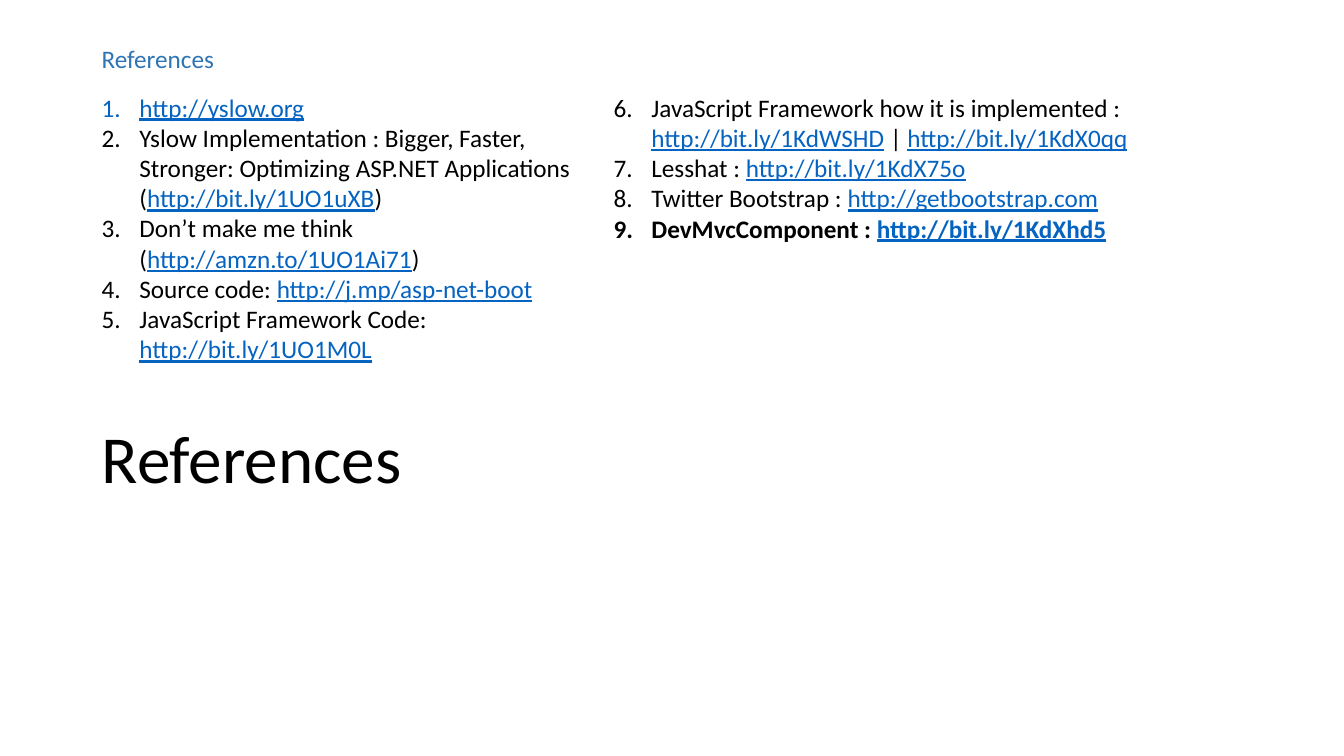
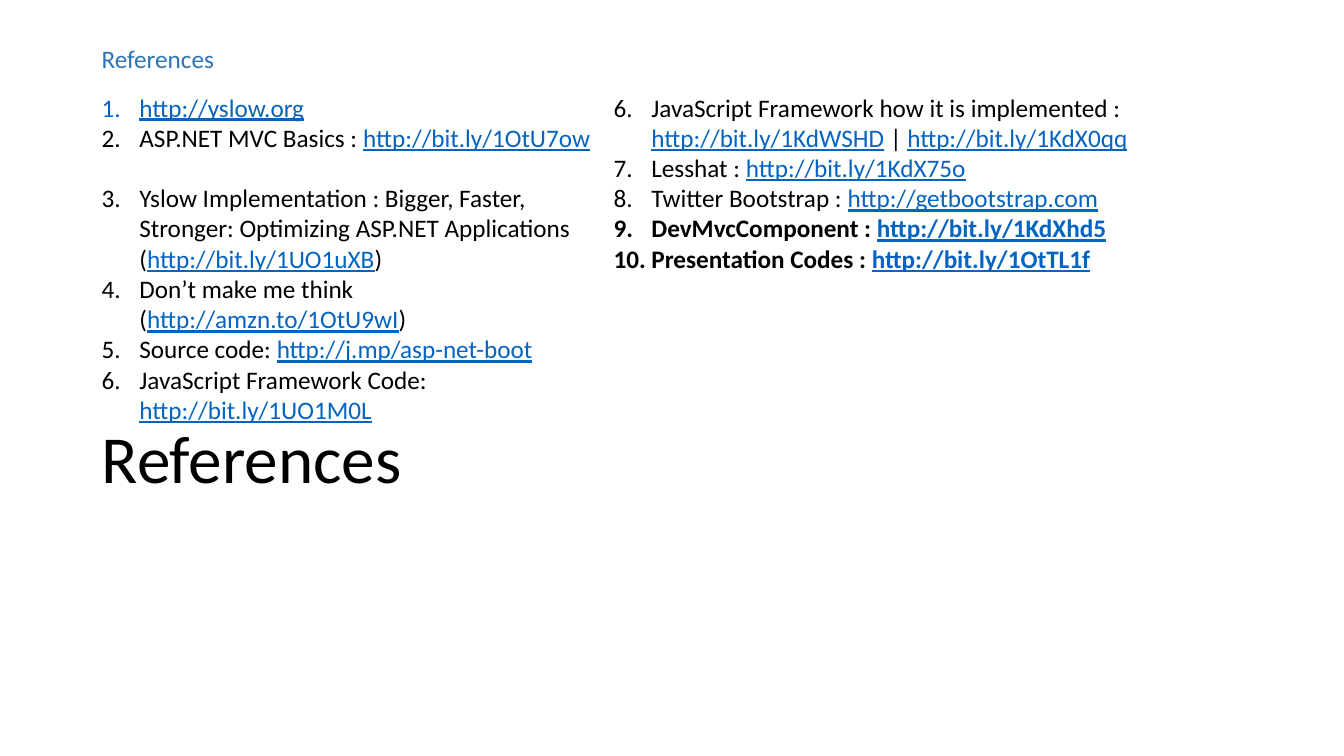
Before and after one commit to accorddeveloper/ASP.NET-MVC-Bootstrapper-Installed-Example, a slide deck: slide 11 of ASP.NET Presentation_2.pptx. Drawn at 1344x756 pixels with LibreOffice and Linux fonts; fonts in the diff are those of the drawing. Boxes give left, top, right and bottom in pixels: in the first picture for what was removed or moved away, otherwise in the second. Text is boxed around its words. In the diff, an @@ line names an element or a change of style, - is before the commit and + after.

```diff
--- a/ASP.NET Presentation_2.pptx
+++ b/ASP.NET Presentation_2.pptx
@@ text at bbox=[139, 129, 590, 151]: paragraph added @@
+2. ASP.NET MVC Basics : http://bit.ly/1OtU7ow
@@ text at bbox=[651, 250, 1090, 272]: paragraph added @@
+10. Presentation Codes : http://bit.ly/1OtTL1f
@@ text at bbox=[139, 280, 406, 333]: text changed @@
-3. Don’t make me think (http://amzn.to/1UO1Ai71)
+4. Don’t make me think (http://amzn.to/1OtU9wI)
```
Also in this commit, not shown: 1 other slide changed.
